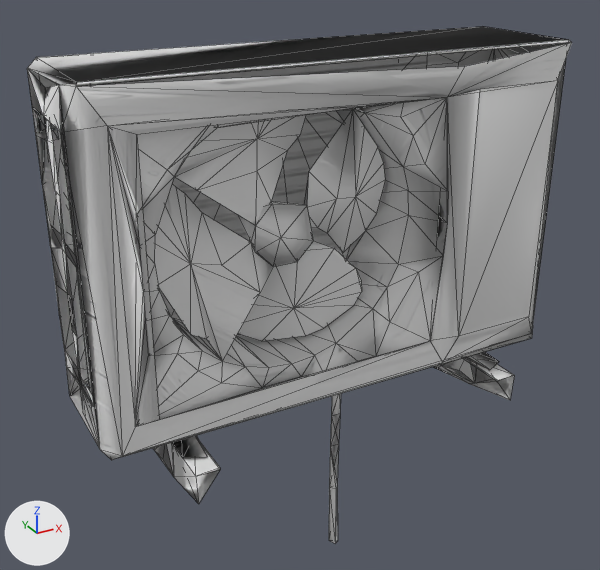
What one commit did to the glTF model godot/assets/city/props/exterior_aircon_unit/exterior_aircon_unit_game.gltf.
One viewpoint serves both versions: a camera (50 mm lens) standing at (-1.09, -1.016, 0.767) and looking at (-0.495, 0.065, 0.226). Arrows for +X, +Y and +Z are at lower left; the lights stay in place. The first picture is the older version. Mesh edges are drawn as thin lines.

The first picture shows 'exterior_aircon_unit'.
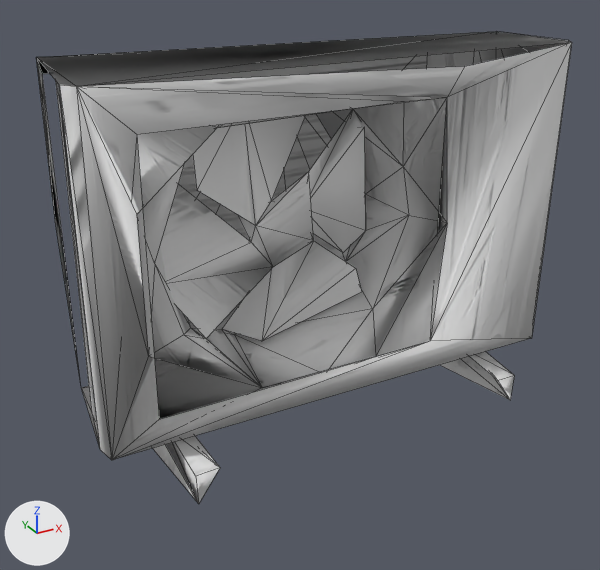
Edits to the scene script, one JSON object a line:
```json
{"block": "me_exterior_aircon_unit", "where": "# used by ob_exterior_aircon_unit; location = (-0.5, 0.0, 0.0)"}
{"op": "remove", "block": "me_exterior_aircon_unit", "code": "me_exterior_aircon_unit.from_pydata(...)  # 458 vertices, 826 faces; spans x -0.379..0.401, y -0.158..0.205, z -0.309..0.608"}
{"op": "add", "block": "me_exterior_aircon_unit", "code": "me_exterior_aircon_unit.from_pydata(...)  # 128 vertices, 185 faces; spans x -0.379..0.397, y -0.158..0.204, z 0.001..0.608"}
{"block": "me_exterior_aircon_unit", "change": "me_exterior_aircon_unit part 1: the loose piece of 24 vertices spanning x -0.007..0.08, y 0.037..0.058, z -0.309..0.103 is deleted"}
{"block": "me_exterior_aircon_unit", "change": "me_exterior_aircon_unit part 2: 306 vertices removed from x -0.379..0.401, y -0.158..0.205, z 0.0..0.606"}
```

Where the change shows, as pixel boxes (x1, y1, x2, y2) in the pictures (600 x 570 px):
```json
{"object": "exterior_aircon_unit", "change": "reshaped", "before": [27, 26, 572, 544], "after": [36, 31, 572, 504], "on screen": "9% shorter"}
{"part": 1, "of": "me_exterior_aircon_unit", "change": "deleted", "before": [329, 394, 341, 544]}
{"part": 2, "of": "me_exterior_aircon_unit", "change": "deleted", "before": [27, 26, 572, 504]}
```
